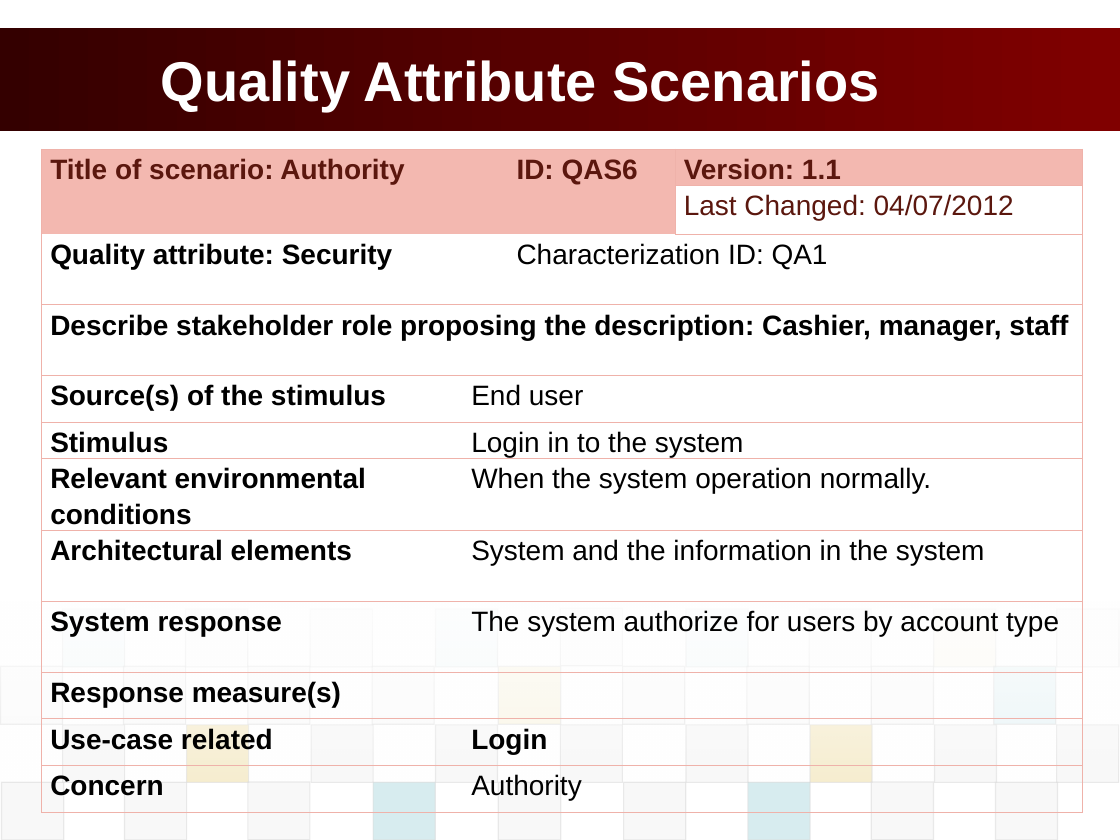
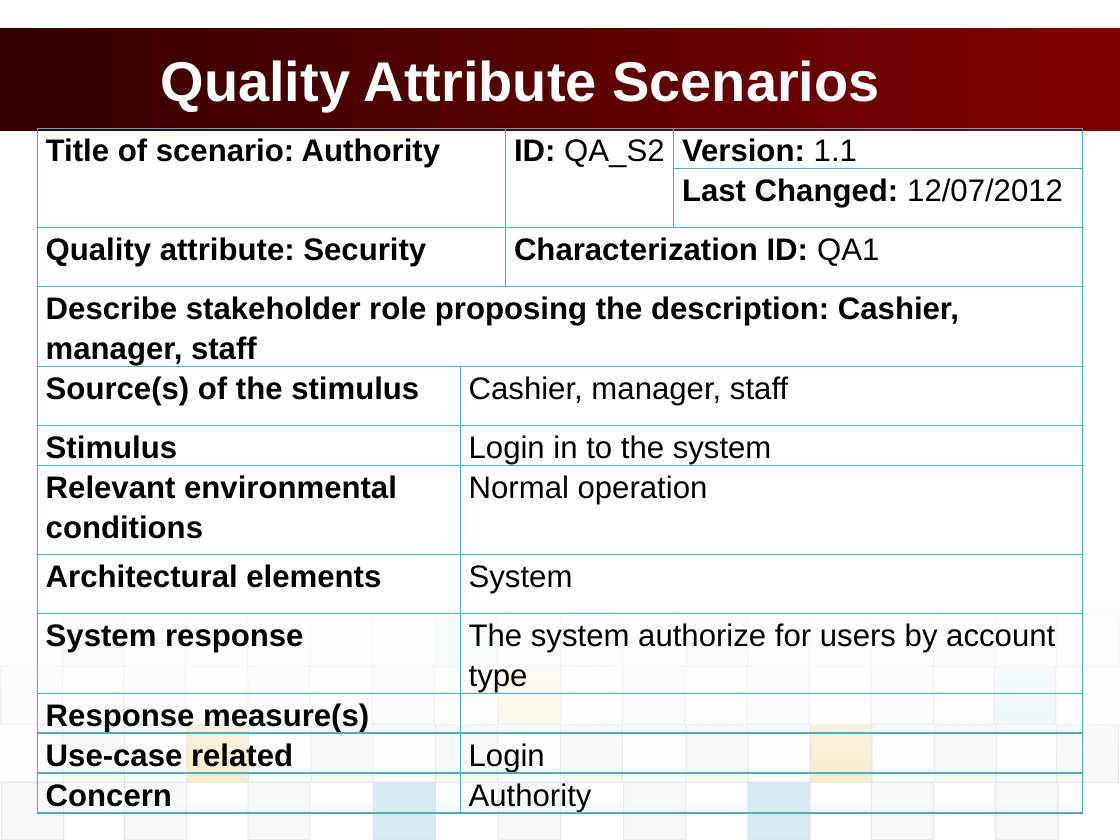
Before and after one commit to vucongthuc/hit-team-2012, a slide deck: slide 20 of Architect and Design/Final Project/K15T2_Team2_FinalProject/POS_Presentation/POS_PresentationSlide.pptx. Drawn at 1120x840 pixels with LibreOffice and Linux fonts; fonts in the diff are those of the drawing; background and template pictures are left out. Boxes give left, top, right and bottom in pixels: in the first picture for what was removed or moved away, otherwise in the second. Text is boxed around its words. In the diff, an @@ line names an element or a change of style, - is before the commit and + after.

```diff
--- a/Architect and Design/Final Project/K15T2_Team2_FinalProject/POS_Presentation/POS_PresentationSlide.pptx
+++ b/Architect and Design/Final Project/K15T2_Team2_FinalProject/POS_Presentation/POS_PresentationSlide.pptx
@@ table at box(37, 129, 1083, 840) @@
-row 1, column 3: ID: QAS6
+row 1, column 3: ID: QA_S2
-row 2, column 4: Last Changed: 04/07/2012
+row 2, column 4: Last Changed: 12/07/2012
-row 5, column 2: End user
+row 5, column 2: Cashier, manager, staff
-row 7, column 2: When the system operation normally.
+row 7, column 2: Normal operation
-row 8, column 2: System and the information in the system
+row 8, column 2: System
@@ size 18 to 20 pt in "Title of scenario: Authority", "Version: 1.1", "Quality attribute: Security", "Characterization ID: QA1" and 13 more places @@
@@ text colour #5B170E to #000000 in "Title of scenario: Authority", "Version: 1.1" @@
@@ borders changed @@
@@ table: place and size @@
-table at box(41, 149, 1082, 822)
+table at box(37, 129, 1083, 840)
```
Also in this commit, not shown: 8 other slides changed, 5 other files.
